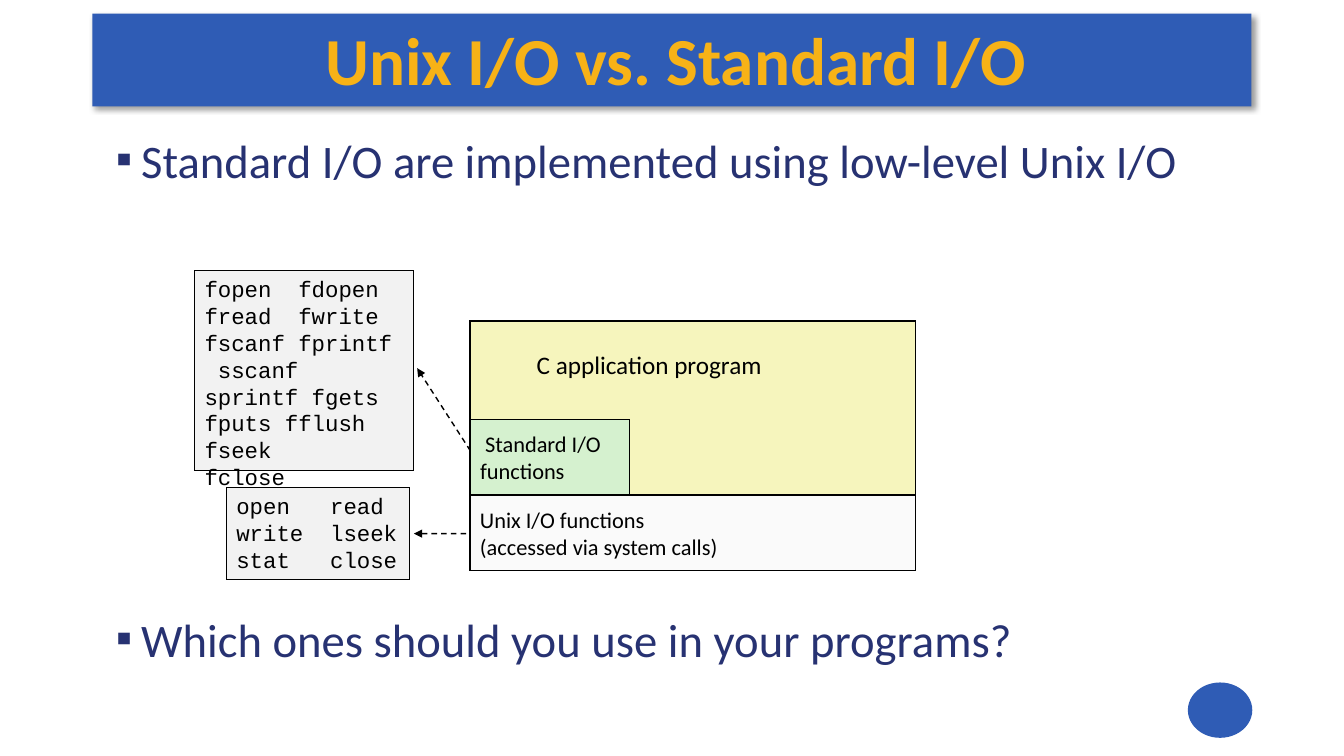
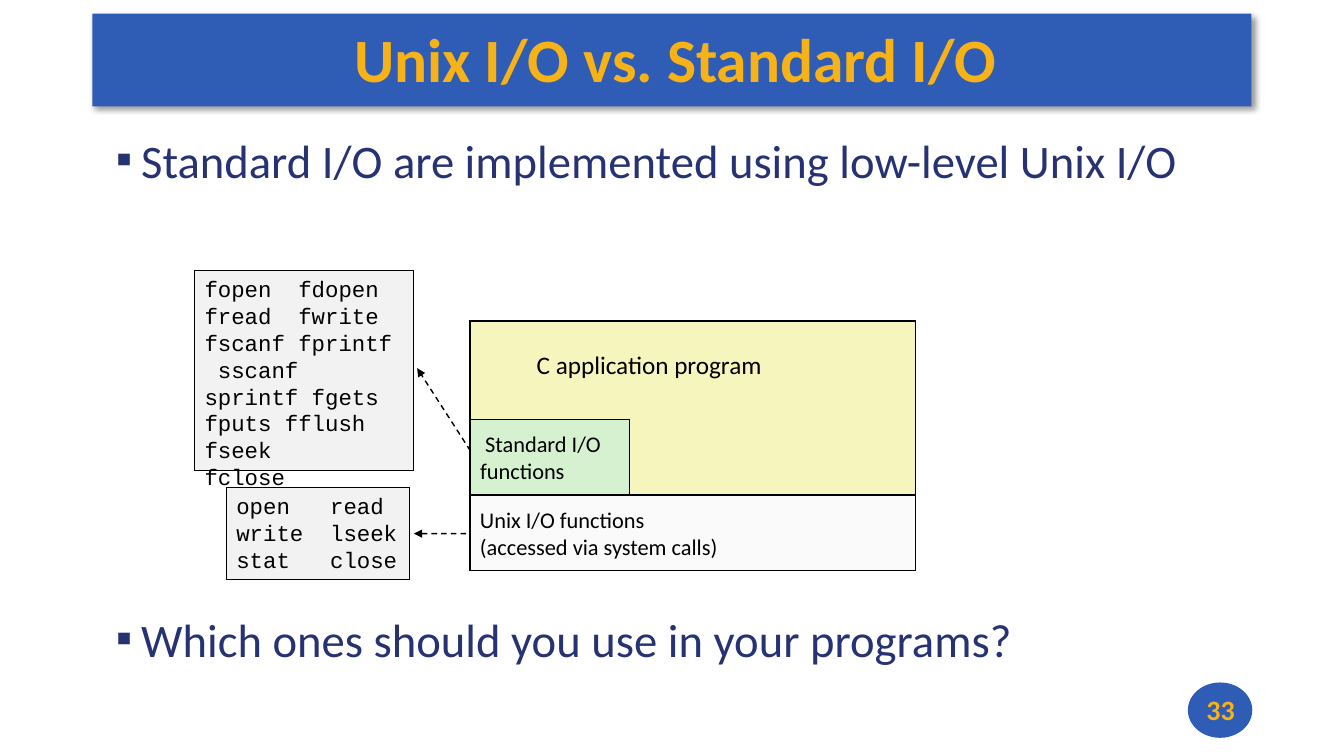
Before and after one commit to andrewt0301/hse-acos-course, a slide deck: slide 33 of docs/part2os/07_Synch/OS_Lecture_07.pptx. Drawn at 1344x756 pixels with LibreOffice and Linux fonts; fonts in the diff are those of the drawing. Boxes give left, top, right and bottom in pixels: in the first picture for what was removed or moved away, otherwise in the second. Text is boxed around its words. In the diff, an @@ line names an element or a change of style, - is before the commit and + after.

```diff
--- a/docs/part2os/07_Synch/OS_Lecture_07.pptx
+++ b/docs/part2os/07_Synch/OS_Lecture_07.pptx
@@ title "Unix I/O vs. Standard I/O" at <box>354,38,996,85</box>: size 48 to 44 pt @@
@@ page number added at <box>1206,701,1234,720</box>, 20 pt, text #F7B217, bold @@
+33
```
Also in this commit, not shown: 38 other slides changed, 1 other file.
